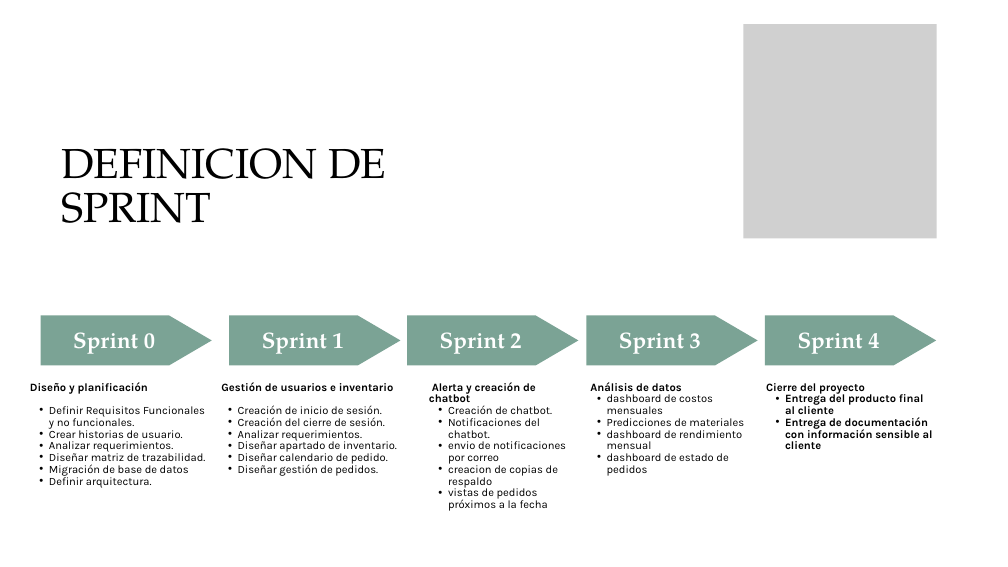
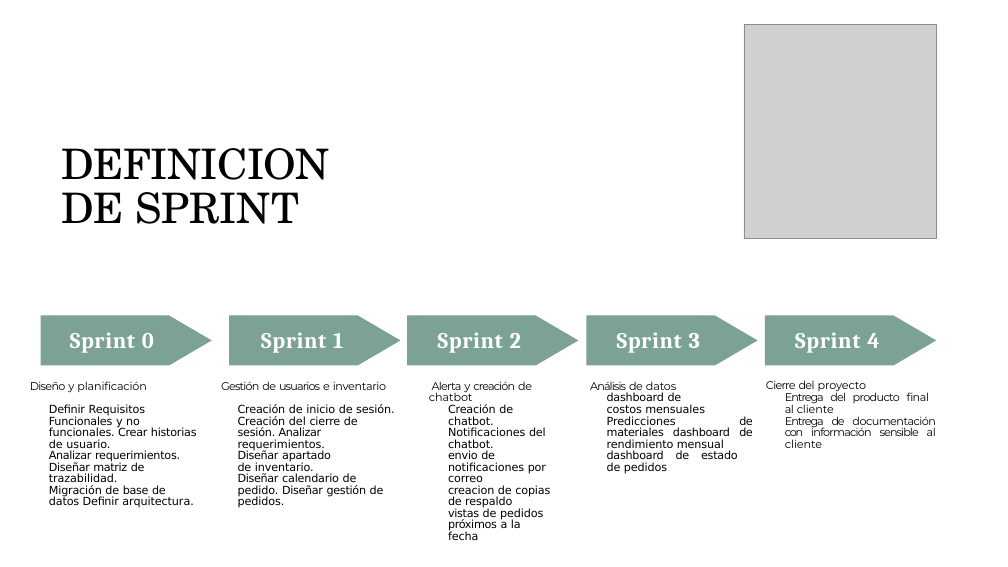
Before and after one commit to mpdp40/Proyecto_Optimisacion_MANANI-, a slide deck: slide 15 of fase 1/Evidencias_Grupales/Presentacíon Proyecto.pptx. Drawn at 1008x567 pixels with LibreOffice and Linux fonts; fonts in the diff are those of the drawing; grey boxes stand for pictures; background and template pictures are left out. Boxes give left, top, right and bottom in pixels: in the first picture for what was removed or moved away, otherwise in the second. Text is boxed around its words. In the diff, an @@ line names an element or a change of style, - is before the commit and + after.

```diff
--- a/fase 1/Evidencias_Grupales/Presentacíon Proyecto.pptx
+++ b/fase 1/Evidencias_Grupales/Presentacíon Proyecto.pptx
@@ title "DEFINICION DE SPRINT" at [61, 148, 330, 224]: font TeX Gyre Pagella to TeX Gyre Schola; letter spacing 0 to -0.8 pt in "DEFINICION"; letter spacing 0 to -0.3 pt in "DE"; letter spacing 0 to -0.1 pt in "SPRINT"; indent changed; more space between paragraphs @@
@@ fill #7BA395 to #7BA294; outline redrawn in 3 elements at [229, 316, 401, 366], [765, 316, 936, 366], [40, 316, 212, 366] @@
@@ text "Sprint 0" at [70, 332, 154, 353]: font TeX Gyre Pagella to Cambria; letter spacing 0 to 0.9 pt in "Sprint"; letter spacing 0 to 0.8 pt in "0"; alignment centre to left; indent changed; line spacing 44.8pt to 1; more space between paragraphs; vertical alignment middle to top @@
@@ text "Sprint 1" at [261, 332, 343, 353]: font TeX Gyre Pagella to Cambria; letter spacing 0 to 0.9 pt in "Sprint"; letter spacing 0 to -6.6 pt in "1"; alignment centre to left; indent changed; line spacing 44.8pt to 1; more space between paragraphs; vertical alignment middle to top @@
@@ freeform shape added at [407, 316, 579, 366], fill #7BA294 @@
@@ text "Sprint 2" at [438, 332, 521, 353]: font TeX Gyre Pagella to Cambria; letter spacing 0 to 0.9 pt in "Sprint"; letter spacing 0 to -0.8 pt in "2"; alignment centre to left; indent changed; line spacing 44.8pt to 1; more space between paragraphs; vertical alignment middle to top @@
@@ freeform shape: place and size @@
-freeform shape at [407, 316, 579, 365]
+freeform shape at [587, 316, 758, 366]
@@ freeform shape at [587, 316, 758, 366]: fill #7BA395 to #7BA294 @@
@@ freeform shape removed at [587, 316, 758, 365] @@
@@ text "Sprint 3" at [617, 332, 700, 353]: font TeX Gyre Pagella to Cambria; letter spacing 0 to 0.9 pt in "Sprint"; letter spacing 0 to -0.5 pt in "3"; alignment centre to left; indent changed; line spacing 44.8pt to 1; more space between paragraphs; vertical alignment middle to top @@
@@ text "Sprint 4" at [795, 332, 879, 353]: font TeX Gyre Pagella to Cambria; letter spacing 0 to 0.9 pt in "Sprint"; letter spacing 0 to -0.5 pt in "4"; alignment centre to left; indent changed; line spacing 44.8pt to 1; more space between paragraphs; vertical alignment middle to top @@
@@ text at [30, 381, 146, 393]: font Karla to Montserrat, bold off in "Diseño y planificación"; letter spacing 0 to -1 pt in "Diseño"; letter spacing 0 to -0.7 pt in "y"; letter spacing 0 to -0.2 pt in "planificación"; indent changed; line spacing 16.8pt to 1; more space between paragraphs @@
@@ text at [221, 381, 386, 474]: font Karla to Montserrat, bold off in "Gestión de usuarios e inventario"; letter spacing 0 to -1.1 pt in "Gestión"; letter spacing 0 to -0.9 pt, letter spacing 0 to -0.2 pt in "de"; letter spacing 0 to -1.2 pt in "usuarios"; letter spacing 0 to -1.4 pt in "e"; letter spacing 0 to -0.5 pt in "inventario", "Diseñar"; font Karla to DejaVu Sans in "Diseñar apartado de inventario."; letter spacing 0 to -0.3 pt in "apartado"; letter spacing 0 to -0.1 pt in "inventario."; indent changed; line spacing 16.8pt to 1; more space between paragraphs; bullet • to none; list level 2 to 1 in "Diseñar apartado de inventario."; line spacing 16.8pt to 16.5pt @@
@@ text at [429, 381, 550, 532]: font Karla to Montserrat, bold off in "Alerta y creación de chatbot"; letter spacing 0 to -1.1 pt in "Alerta"; letter spacing 0 to -0.7 pt in "y"; letter spacing 0 to -1.2 pt in "creación"; letter spacing 0 to -0.5 pt in "de", "próximos"; letter spacing 0 to -0.1 pt in "chatbot", "notificaciones correo", "respaldo", "pedidos fecha"; font Karla to DejaVu Sans in "envio de notificaciones por correo", "creacion de copias de respaldo", "vistas de pedidos próximos a la fecha"; letter spacing 0 to -0.2 pt in "envio de por", "creacion de copias de", "de"; letter spacing 0 to -0.4 pt in "vistas"; letter spacing 0 to -0.8 pt in "a"; letter spacing 0 to -0.3 pt in "la"; indent changed; line spacing 16.8pt to 16.5pt; more space between paragraphs; bullet • to none; list level 2 to 1 in "envio de notificaciones por correo"; list level 2 to 1 in "creacion de copias de respaldo"; list level 2 to 1 in "vistas de pedidos próximos a ..." @@
@@ text at [590, 381, 753, 451]: text changed; font Karla to DejaVu Sans @@
-Análisis de datos
-  • dashboard de costos mensuales
-  • Predicciones de materiales
-  • dashboard de rendimiento mensual
+Análisis de datos dashboard de costos mensuales
+Predicciones de materiales dashboard de rendimiento mensual
@@ text "Cierre del proyecto" at [766, 380, 936, 448]: font Karla to Montserrat, bold off; letter spacing 0 to -1.1 pt in "Cierre", "al", "información"; letter spacing 0 to -0.8 pt, letter spacing 0 to -1.2 pt in "del"; letter spacing 0 to -0.1 pt in "proyecto", "cliente", "cliente"; letter spacing 0 to -1.4 pt in "Entrega", "Entrega"; letter spacing 0 to -0.9 pt in "producto"; letter spacing 0 to -0.5 pt in "final"; letter spacing 0 to -1.9 pt in "de"; letter spacing 0 to -0.7 pt in "documentación"; letter spacing 0 to -1.8 pt in "con"; letter spacing 0 to -1.3 pt in "sensible"; letter spacing 0 to -0.6 pt in "al"; alignment left to justified; indent changed; line spacing 16.8pt to 17.9pt; more space between paragraphs; bullet • to none; list level 2 to 1 in "Entrega del producto final al ..."; line spacing 16.8pt to 16.5pt; list level 2 to 1 in "Entrega de documentación con información ..." @@
@@ text at [49, 404, 197, 508]: text changed; font Karla to DejaVu Sans @@
-  • Definir Requisitos Funcionales y no funcionales.
-  • Crear historias de usuario.
-  • Analizar requerimientos.
-  • Diseñar matriz de trazabilidad.
-  • Migración de base de datos
-  • Definir arquitectura.
+Definir Requisitos Funcionales y no funcionales. Crear historias de usuario.
+Analizar requerimientos. Diseñar matriz de trazabilidad.
+Migración de base de datos Definir arquitectura.
@@ text at [238, 404, 395, 451]: text changed; font Karla to DejaVu Sans @@
-  • Creación de inicio de sesión.
-  • Creación del cierre de sesión.
-  • Analizar requerimientos.
+Creación de inicio de sesión. Creación del cierre de sesión. Analizar requerimientos.
@@ text at [448, 404, 546, 451]: text changed; font Karla to DejaVu Sans @@
-  • Creación de chatbot.
-  • Notificaciones del chatbot.
+Creación de chatbot. Notificaciones del chatbot.
@@ text at [238, 473, 384, 497]: text changed; font Karla to DejaVu Sans @@
-  • Diseñar calendario de pedido.
-  • Diseñar gestión de pedidos.
+Diseñar calendario de pedido. Diseñar gestión de pedidos.
@@ text at [607, 450, 738, 474]: font Karla to DejaVu Sans in "dashboard de estado de pedidos"; letter spacing 0 to -0.3 pt in "dashboard estado"; letter spacing 0 to -0.6 pt, letter spacing 0 to -0.2 pt in "de"; letter spacing 0 to -0.1 pt in "pedidos"; alignment left to justified; bullet • to none; list level 2 to 1 in "dashboard de estado de pedidos"; line spacing 16.8pt to 16.5pt @@
```
Also in this commit, not shown: 19 other slides changed.
